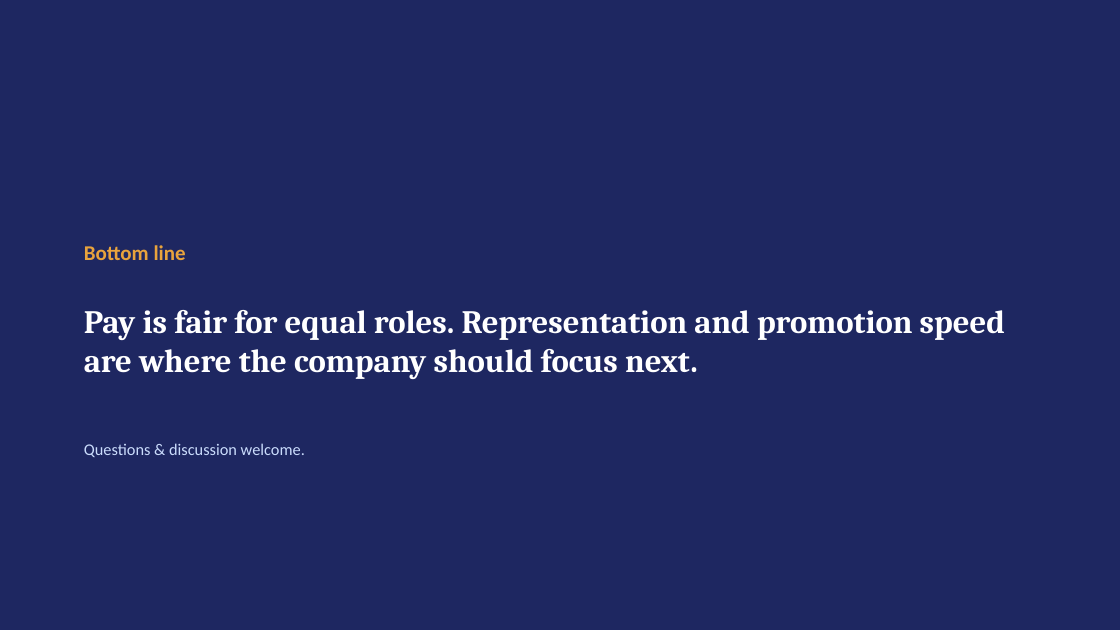
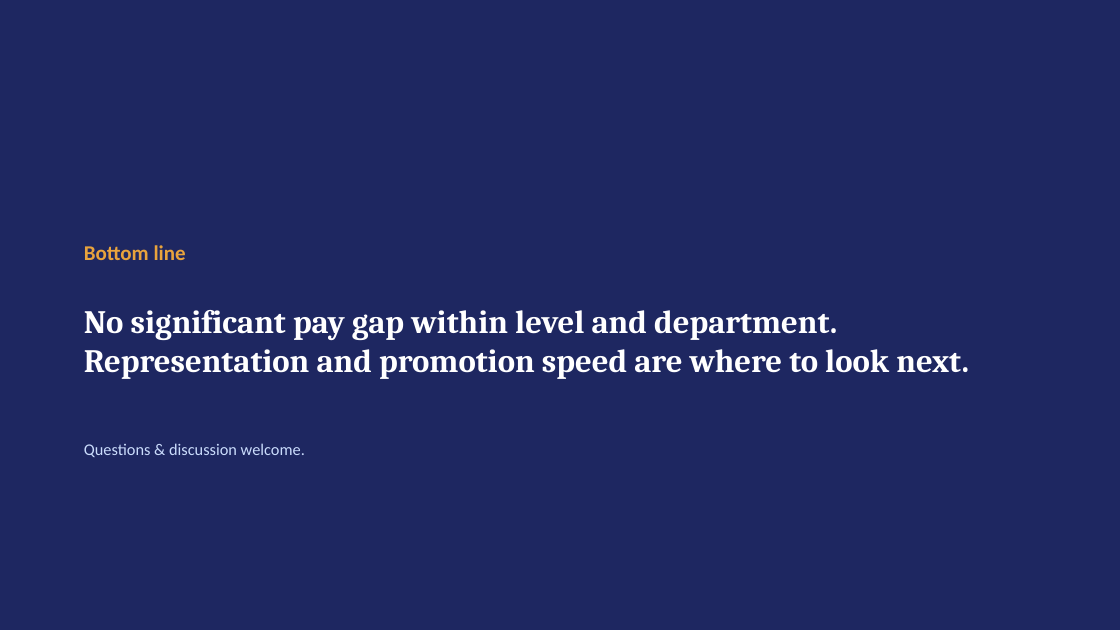
Before and after one commit to glowwormkpo/Workplace_Diversity, a slide deck: slide 11 of Workplace_Diversity_Analysis_Deck.pptx. Drawn at 1120x630 pixels with LibreOffice and Linux fonts; fonts in the diff are those of the drawing. Boxes give left, top, right and bottom in pixels: in the first picture for what was removed or moved away, otherwise in the second. Text is boxed around its words. In the diff, an @@ line names an element or a change of style, - is before the commit and + after.

```diff
--- a/Workplace_Diversity_Analysis_Deck.pptx
+++ b/Workplace_Diversity_Analysis_Deck.pptx
@@ text at bbox=[84, 310, 969, 379]: text changed @@
-Pay is fair for equal roles. Representation and promotion speed are where the company should focus next.
+No significant pay gap within level and department. Representation and promotion speed are where to look next.
```
Also in this commit, not shown: 8 other slides changed, 4 other files.
